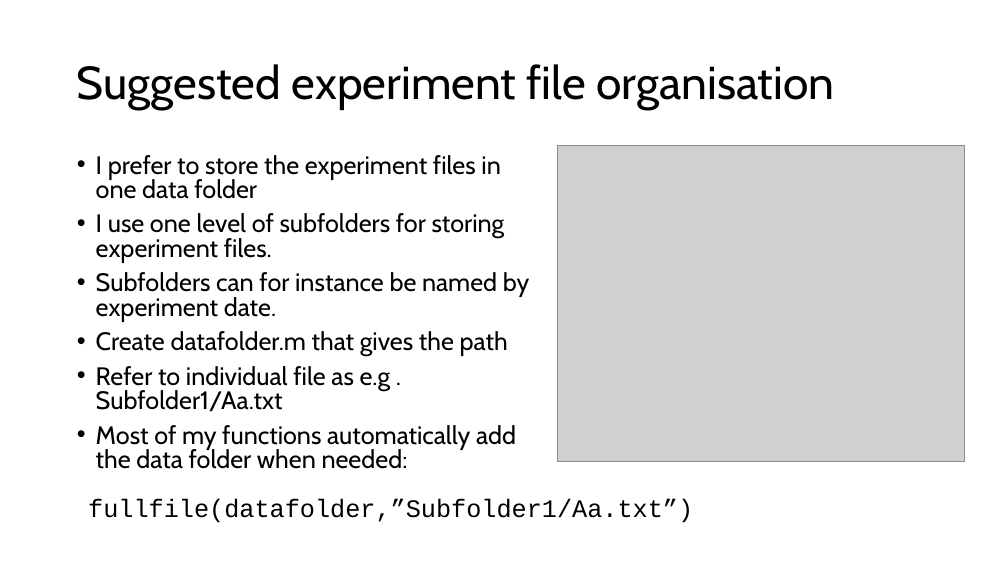
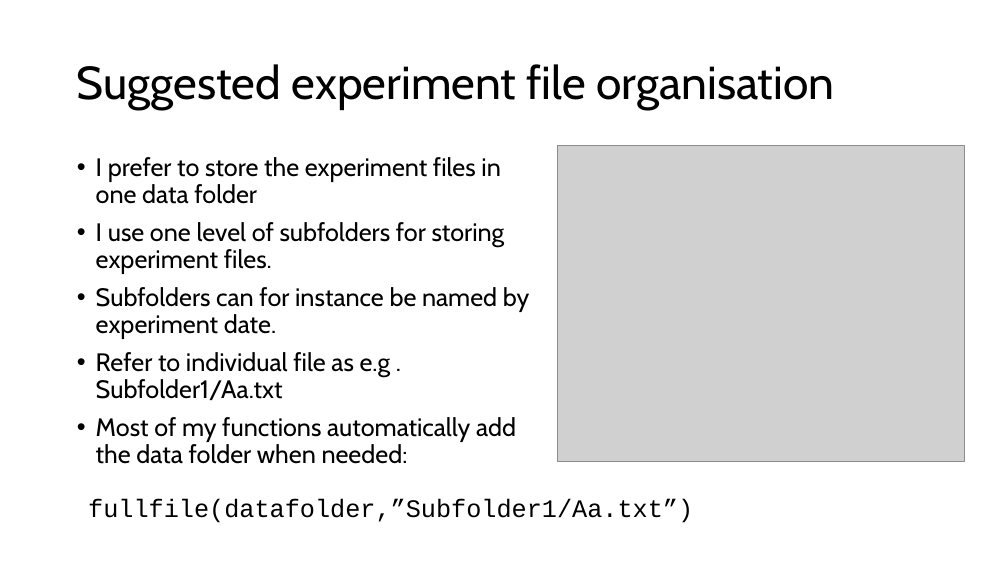
Before and after one commit to are-mj/OpticalTweezers, a slide deck: slide 22 of Summer school 2024/Analysis of protein stretching experiments.pptx (slide 21 before the commit). Drawn at 1008x567 pixels with LibreOffice and Linux fonts; fonts in the diff are those of the drawing; grey boxes stand for pictures. Boxes give left, top, right and bottom in pixels: in the first picture for what was removed or moved away, otherwise in the second. Text is boxed around its words. In the diff, an @@ line names an element or a change of style, - is before the commit and + after.

```diff
--- a/Summer school 2024/Analysis of protein stretching experiments.pptx
+++ b/Summer school 2024/Analysis of protein stretching experiments.pptx
@@ text "I prefer to store the ..." at <box>96,157,529,464</box>: line spacing 0.8 to 0.9 @@
@@ text at <box>96,331,508,356</box>: paragraph removed @@
-• Create datafolder.m that gives the path
```
Also in this commit, not shown: 10 other slides changed, 2 slides added, 2 other files.
